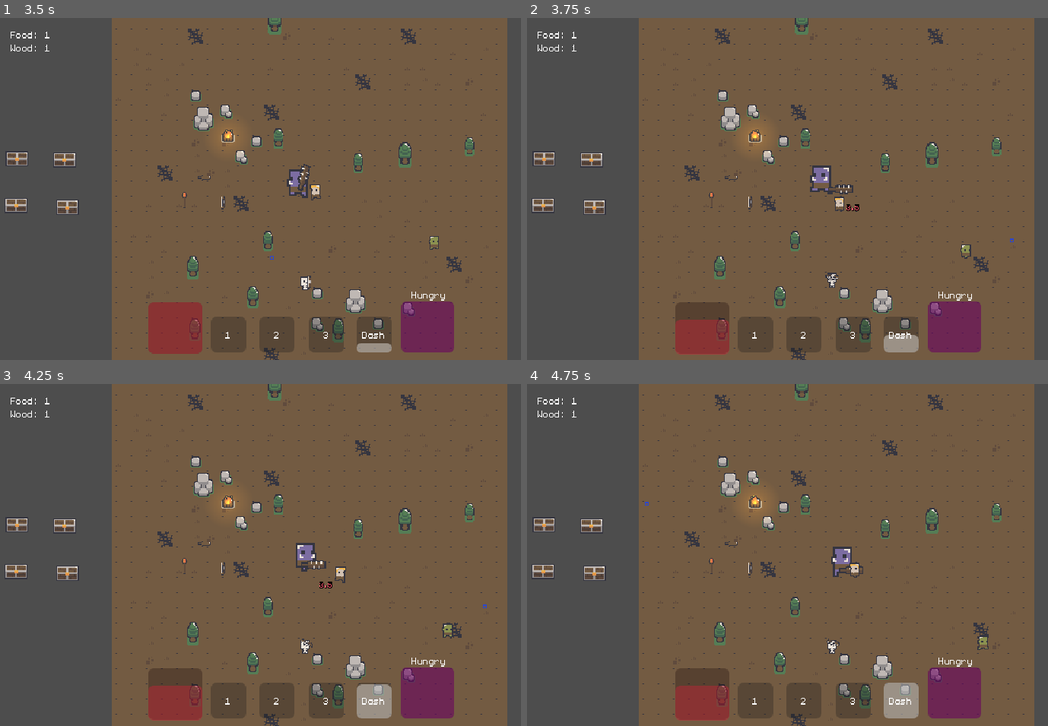
Above: before the commit, frames 1-4 (two rows, left to right).
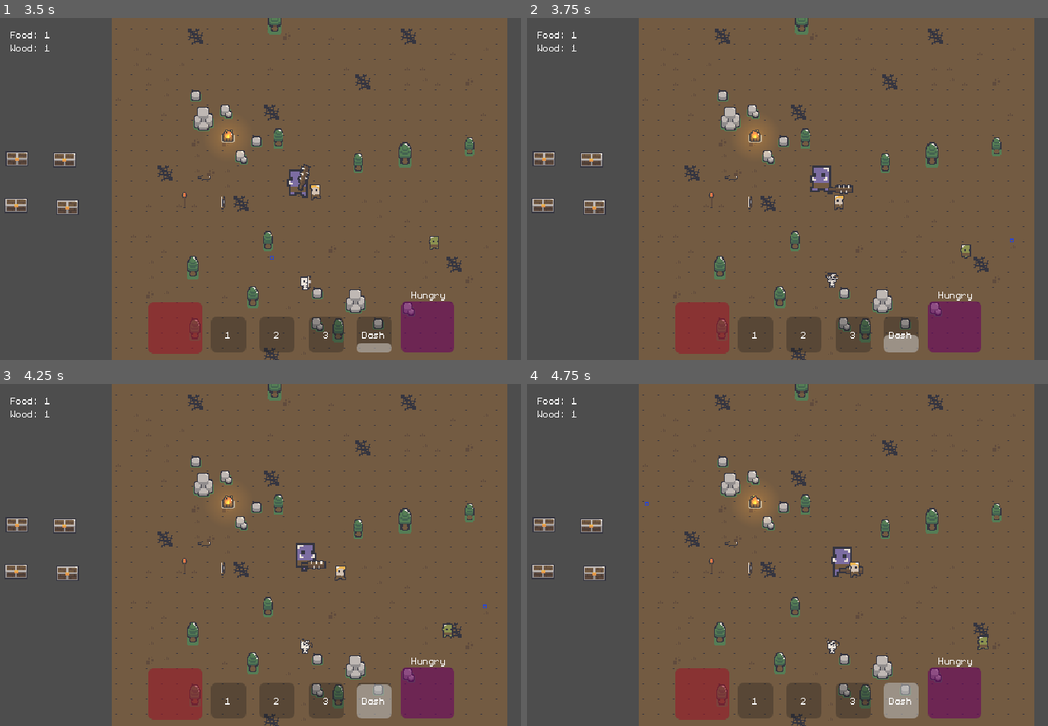
Above: after the commit, the same moments.

Repository: qmarsala/DeliciousDungeon
Game: Godot game, scene res://scenes/debug.tscn
Same seed, same stepped clock (60 frames per second), same inputs: the game is played once before the commit and once after it. This scene is started directly instead of the project's main scene.
Inputs (mouse positions are in pixels of both pictures, inside the frame that each line leads up to):
- Up to frame 1 (3.5 s): move the mouse to (437, 171) at 0.52 s; hold Right mouse button (dash) 0.53-1.28 s; click (437, 171) at 0.67 s; move the mouse to (182, 206) at 1.27 s; tap F (interact) at 1.35 s; click (182, 206) at 1.42 s; move the mouse to (364, 113) at 2.02 s; press the mouse at (364, 113) at 2.03 s; move the mouse to (270, 257) at 2.77 s; release the mouse at (270, 257) at 2.78 s; right-click (270, 257) at 2.85 s; click (270, 257) at 2.92 s
- Up to frame 2 (3.75 s): move the mouse to (1011, 240) at 3.52 s; hold F (interact) from 3.53 s (still down); click (1011, 240) at 3.67 s
- Up to frame 3 (4.25 s): keep holding F (interact)
- Up to frame 4 (4.75 s): move the mouse to (646, 503) at 4.27 s; release F (interact) at 4.28 s; click (646, 503) at 4.35 s

Frame 1 is identical in both runs. In frame 2, 0.7% of the frame differs, in the area x 28-64%, y 51-99%; in frame 3, 0.6%; in frame 4, 0.6%.
Error after the commit: Invalid access to property or key 'weapon_range' on a base object of type 'Resource (AbilityData)'. (res://assets/scripts/abilities/sword_swing.gd:8)

Commit message:
make enemy abilities

Diff:
--- a/src/assets/resources/abilities/ability.gd
+++ b/src/assets/resources/abilities/ability.gd
@@ -1,5 +1,6 @@
 class_name Ability
 extends Resource
 
+@export var name: String
 @export var scene: PackedScene
 @export var data: AbilityData
--- a/src/assets/resources/abilities/ability_data/ability_data.gd
+++ b/src/assets/resources/abilities/ability_data/ability_data.gd
@@ -10,6 +10,8 @@
 @export var show_castbar: bool = true
 @export var damage: float = 0
 @export var heal: float = 0
+@export var ability_range = 20
+@export var bonus_range = 0
 @export var status_effects: Array[StatusEffect] = []
 @export var status_effect_synergy: StatusEffectSynergy
 
@@ -17,13 +19,12 @@
 @export var speed = 300.0
 @export var can_pierce = false
 @export var max_pierce_count = 1
-@export var weapon_range = 20
-@export var bonus_range = 0
+
 var max_range: float:
-	get: return weapon_range + bonus_range
+	get: return ability_range + bonus_range
 
 func apply_weapon_stats(weapon: WeaponData) -> AbilityData:
 	var ability_data: AbilityData = self.duplicate()
 	ability_data.cooldown -= cooldown * weapon.cooldown_reduction
-	ability_data.weapon_range = weapon.max_range
+	ability_data.ability_range = weapon.max_range
 	return ability_data
--- /dev/null
+++ b/src/assets/resources/abilities/enemy_ability/goblin_main_attack.tres
@@ -0,0 +1,31 @@
+[gd_resource type="Resource" script_class="Ability" load_steps=7 format=3 uid="uid://b7g3w5kudeow8"]
+
+[ext_resource type="Script" path="res://assets/resources/abilities/ability_data/ability_data.gd" id="1_ks05o"]
+[ext_resource type="AudioStream" uid="uid://c2xpk25adpmko" path="res://assets/audio/MeleeAttack2.wav" id="1_tld5q"]
+[ext_resource type="Script" path="res://assets/resources/status_effects/status_effect.gd" id="2_nvp1g"]
+[ext_resource type="PackedScene" uid="uid://do1nl314r0yo1" path="res://scenes/abilities/sword_swing.tscn" id="3_sbjab"]
+[ext_resource type="Script" path="res://assets/resources/abilities/ability.gd" id="4_oa28e"]
+
+[sub_resource type="Resource" id="Resource_2on3d"]
+script = ExtResource("1_ks05o")
+targets_player = true
+targets_enemy = false
+animation_name = "attack"
+ability_sound = ExtResource("1_tld5q")
+cast_time = 0.3
+cooldown = 0.8
+show_castbar = false
+damage = 1.0
+heal = 0.0
+ability_range = 20
+bonus_range = 0
+status_effects = Array[ExtResource("2_nvp1g")]([])
+speed = 300.0
+can_pierce = false
+max_pierce_count = 1
+
+[resource]
+script = ExtResource("4_oa28e")
+name = ""
+scene = ExtResource("3_sbjab")
+data = SubResource("Resource_2on3d")
--- /dev/null
+++ b/src/assets/resources/abilities/enemy_ability/ranged_skeleton_main_attack.tres
@@ -0,0 +1,31 @@
+[gd_resource type="Resource" script_class="Ability" load_steps=7 format=3 uid="uid://c3w0g6krnls5v"]
+
+[ext_resource type="AudioStream" uid="uid://ctlfpnj1tkedh" path="res://assets/audio/BowAttack.wav" id="1_jm3dl"]
+[ext_resource type="Script" path="res://assets/resources/abilities/ability_data/ability_data.gd" id="2_h3a84"]
+[ext_resource type="Script" path="res://assets/resources/status_effects/status_effect.gd" id="3_dffjm"]
+[ext_resource type="PackedScene" uid="uid://dwmoi0dahea8s" path="res://scenes/abilities/arrow.tscn" id="4_tn3c8"]
+[ext_resource type="Script" path="res://assets/resources/abilities/ability.gd" id="5_r4e10"]
+
+[sub_resource type="Resource" id="Resource_0f4ua"]
+script = ExtResource("2_h3a84")
+targets_player = true
+targets_enemy = false
+animation_name = "attack"
+ability_sound = ExtResource("1_jm3dl")
+cast_time = 0.3
+cooldown = 2.0
+show_castbar = false
+damage = 2.0
+heal = 0.0
+ability_range = 90
+bonus_range = 0
+status_effects = Array[ExtResource("3_dffjm")]([])
+speed = 300.0
+can_pierce = false
+max_pierce_count = 1
+
+[resource]
+script = ExtResource("5_r4e10")
+name = ""
+scene = ExtResource("4_tn3c8")
+data = SubResource("Resource_0f4ua")
--- /dev/null
+++ b/src/assets/resources/abilities/enemy_ability/troll_main_attack.tres
@@ -0,0 +1,31 @@
+[gd_resource type="Resource" script_class="Ability" load_steps=7 format=3 uid="uid://datfiu21hbcv4"]
+
+[ext_resource type="AudioStream" uid="uid://cqthkgiabjwqh" path="res://assets/audio/MeleeSwing.wav" id="1_de6if"]
+[ext_resource type="Script" path="res://assets/resources/abilities/ability_data/ability_data.gd" id="2_dbr0m"]
+[ext_resource type="Script" path="res://assets/resources/status_effects/status_effect.gd" id="3_c0uy4"]
+[ext_resource type="PackedScene" uid="uid://cvxvecph7j317" path="res://scenes/abilities/sword_stab.tscn" id="4_i0fsb"]
+[ext_resource type="Script" path="res://assets/resources/abilities/ability.gd" id="5_b35ov"]
+
+[sub_resource type="Resource" id="Resource_8hs7i"]
+script = ExtResource("2_dbr0m")
+targets_player = true
+targets_enemy = false
+animation_name = "attack"
+ability_sound = ExtResource("1_de6if")
+cast_time = 0.3
+cooldown = 3.0
+show_castbar = false
+damage = 3.5
+heal = 0.0
+range = 20
+bonus_range = 0
+status_effects = Array[ExtResource("3_c0uy4")]([])
+speed = 300.0
+can_pierce = false
+max_pierce_count = 1
+
+[resource]
+script = ExtResource("5_b35ov")
+name = "Club Smash"
+scene = ExtResource("4_i0fsb")
+data = SubResource("Resource_8hs7i")
